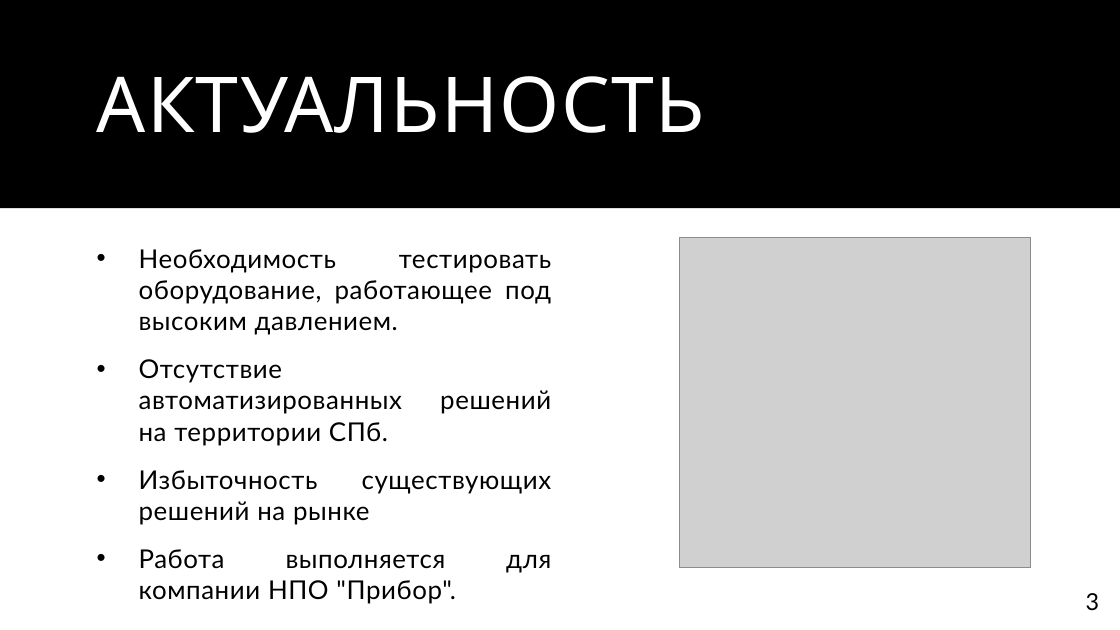
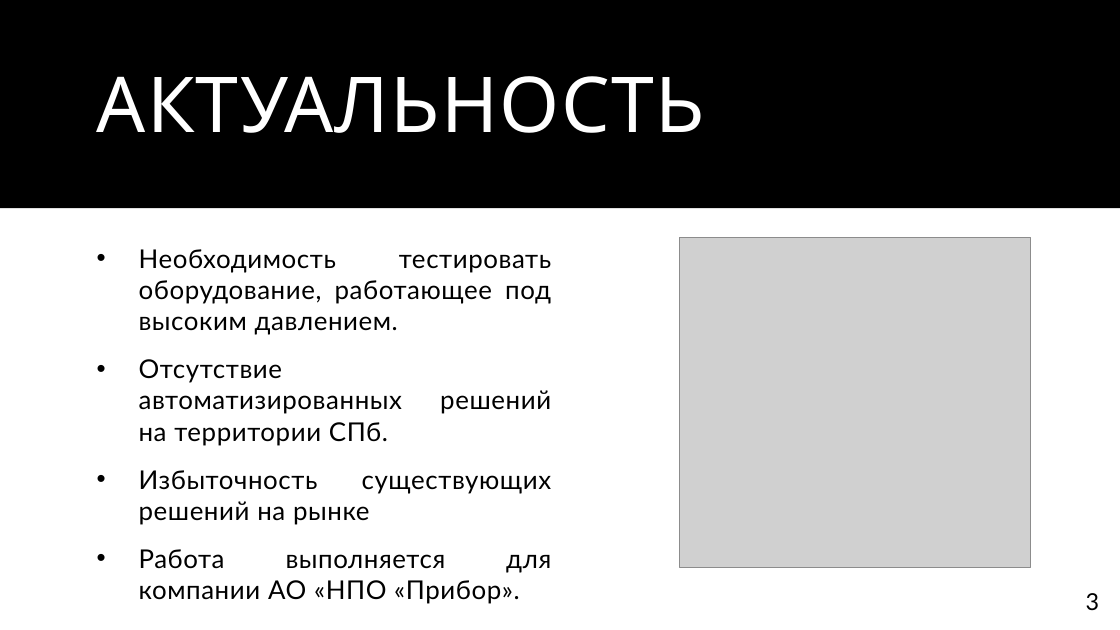
Before and after one commit to DafterT/FQW-SIG, a slide deck: slide 3 of Presentation/Защита СИГ.pptx. Drawn at 1120x630 pixels with LibreOffice and Linux fonts; fonts in the diff are those of the drawing; grey boxes stand for pictures. Boxes give left, top, right and bottom in pixels: in the first picture for what was removed or moved away, otherwise in the second. Text is boxed around its words. In the diff, an @@ line names an element or a change of style, - is before the commit and + after.

```diff
--- a/Presentation/Защита СИГ.pptx
+++ b/Presentation/Защита СИГ.pptx
@@ text at (139, 549, 551, 604): text changed @@
-• Работа выполняется для компании НПО "Прибор".
+• Работа выполняется для компании АО «НПО «Прибор».
```
Also in this commit, not shown: 3 other slides changed, 9 slides added, 9 slides removed, 19 other files.
